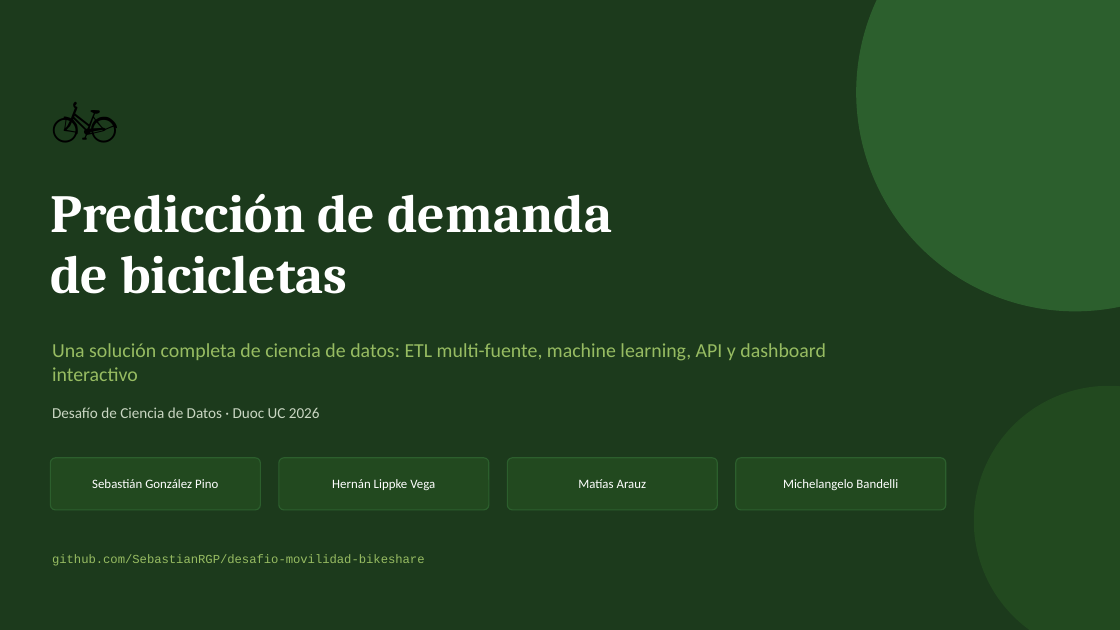
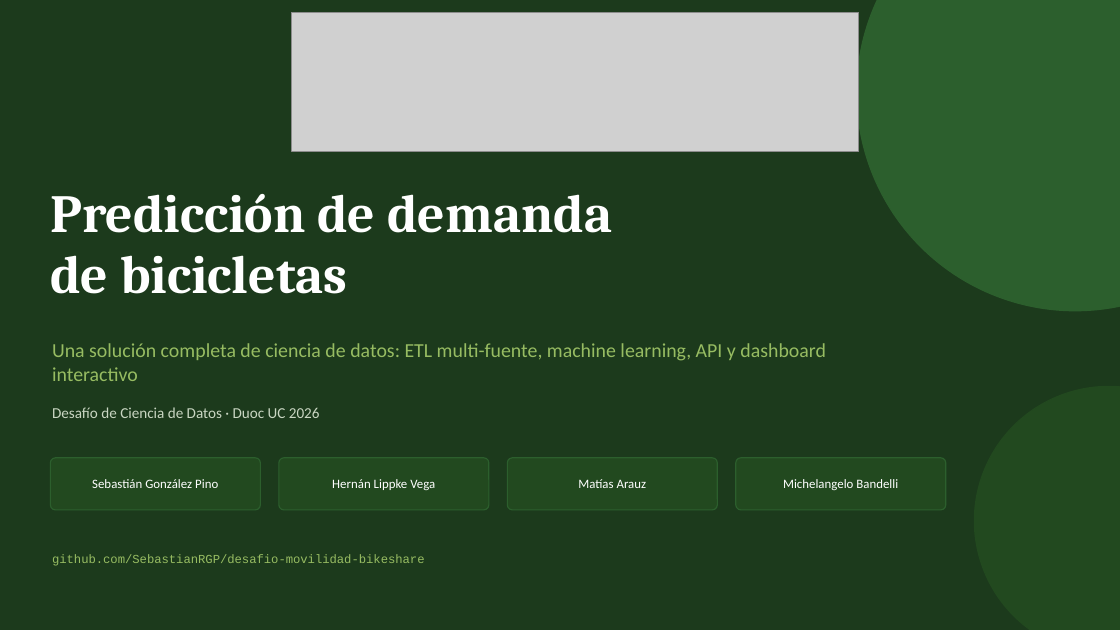
Before and after one commit to Solfter/desafio-movilidad-bikeshare, a slide deck: slide 1 of docs/presentacion_bikeshare.pptx. Drawn at 1120x630 pixels with LibreOffice and Linux fonts; fonts in the diff are those of the drawing; grey boxes stand for pictures. Boxes give left, top, right and bottom in pixels: in the first picture for what was removed or moved away, otherwise in the second. Text is boxed around its words. In the diff, an @@ line names an element or a change of style, - is before the commit and + after.

```diff
--- a/docs/presentacion_bikeshare.pptx
+++ b/docs/presentacion_bikeshare.pptx
@@ picture added at bbox=[292, 13, 860, 151] @@
@@ text removed at bbox=[50, 59, 218, 168] @@
-🚲
```
Also in this commit, not shown: 1 other slide changed.
